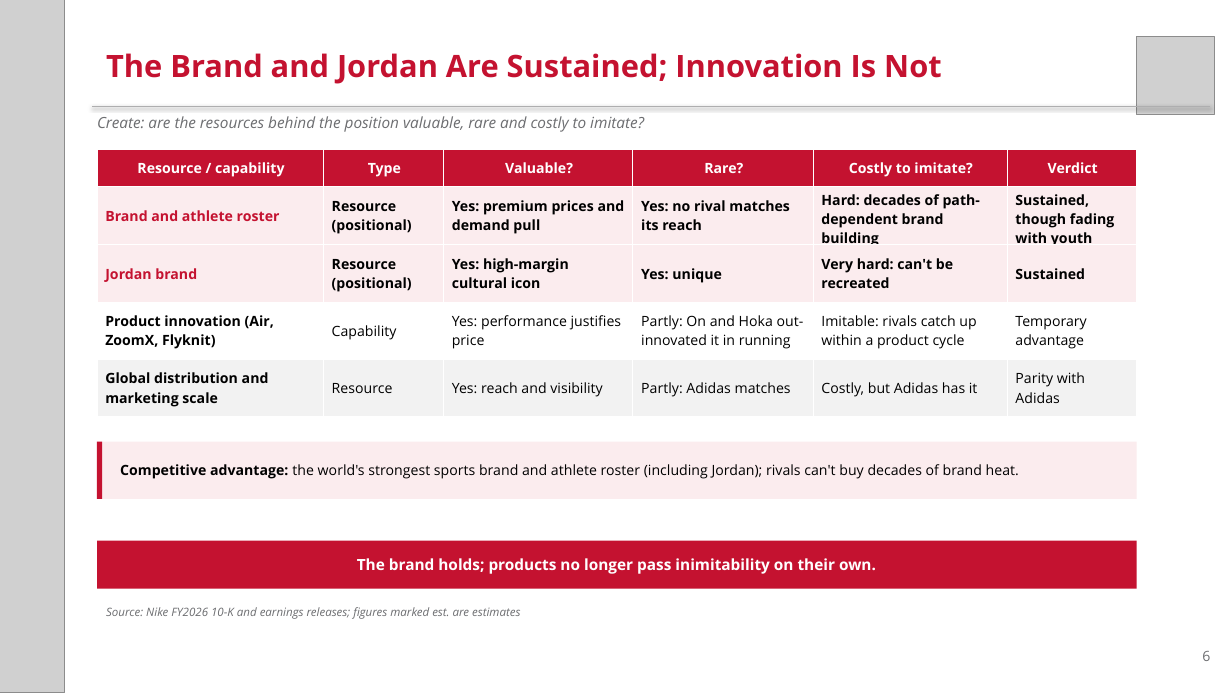
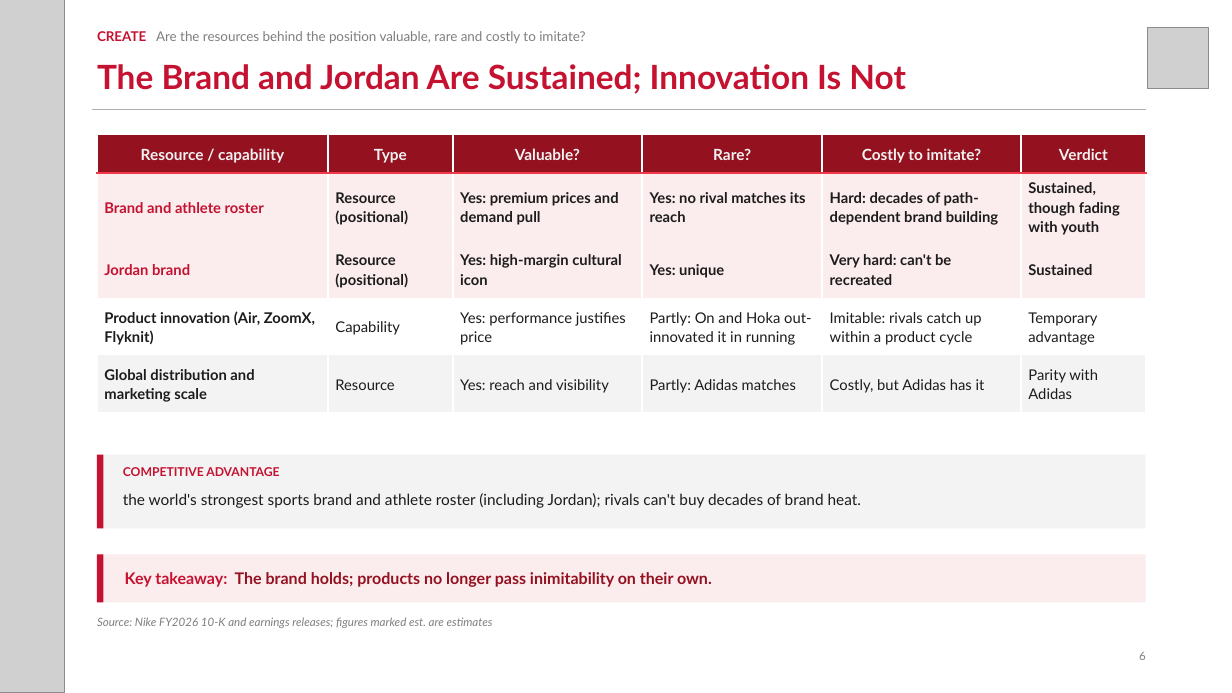
Before and after one commit to zuhayr77/AI-Business-Strategy-Agent, a slide deck: slide 6 of dccd-strategy-agent/examples/Nike_DCCD.pptx. Drawn at 1232x693 pixels with LibreOffice and Linux fonts; fonts in the diff are those of the drawing; grey boxes stand for pictures. Boxes give left, top, right and bottom in pixels: in the first picture for what was removed or moved away, otherwise in the second. Text is boxed around its words. In the diff, an @@ line names an element or a change of style, - is before the commit and + after.

```diff
--- a/dccd-strategy-agent/examples/Nike_DCCD.pptx
+++ b/dccd-strategy-agent/examples/Nike_DCCD.pptx
@@ picture resized from (x1=1137, y1=37, x2=1214, y2=115) to (x1=1148, y1=28, x2=1209, y2=89) @@
@@ text "The Brand and Jordan Are ..." moved from (x1=106, y1=53, x2=941, y2=84) to (x1=97, y1=64, x2=906, y2=94) @@
@@ text "The Brand and Jordan Are ..." at (x1=97, y1=64, x2=906, y2=94): size 24 to 26 pt, font Open Sans to Lato; vertical alignment top to middle @@
@@ text at (x1=97, y1=31, x2=585, y2=44): text changed; size 12 to 10.5 pt; font Open Sans to Lato; text colour #6D6E71 to #7F7F7F; italic off @@
-Create: are the resources behind the position valuable, rare and costly to imitate?
+CREATE Are the resources behind the position valuable, rare and costly to imitate?
@@ line moved from (92, 106) - (1211, 106) to (92, 109) - (1146, 109) @@
@@ table at (x1=97, y1=134, x2=1146, y2=406) @@
@@ fill #C41230 to #941120 in row 1 @@
@@ fill #FFFFFF to none in row 4 @@
@@ fill #F2F2F2 to #F3F3F3 in row 5 @@
@@ size 11 to 12 pt, text colour #FFFFFF to #F2F2F2 in "Resource / capability", "Type", "Valuable?", "Rare?" and 2 more places @@
@@ font Open Sans to Lato, size 11 to 11.5 pt @@
@@ text colour #000000 to #1C1C1C in "Resource (positional)", "Yes: premium prices and demand pull", "Yes: no rival matches its reach", "Hard: decades of path-dependent brand building" and 18 more places @@
@@ line spacing 1 to 1.1 @@
@@ borders changed @@
@@ table resized from (x1=97, y1=150, x2=1137, y2=416) to (x1=97, y1=134, x2=1146, y2=406) @@
@@ rectangle resized from (x1=97, y1=442, x2=103, y2=499) to (x1=97, y1=455, x2=104, y2=529) @@
@@ rectangle resized from (x1=97, y1=442, x2=1137, y2=499) to (x1=97, y1=455, x2=1146, y2=529) @@
@@ rectangle at (x1=97, y1=455, x2=1146, y2=529): fill #FBECEE to #F3F3F3 @@
@@ text added at (x1=123, y1=467, x2=279, y2=476), 9.5 pt, text #C41230, bold @@
+COMPETITIVE ADVANTAGE
@@ text at (x1=123, y1=493, x2=861, y2=508): text changed; size 11 to 12 pt; font Open Sans to Lato; text colour #000000 to #1C1C1C @@
-Competitive advantage: the world's strongest sports brand and athlete roster (including Jordan); rivals can't buy decades of brand heat.
+the world's strongest sports brand and athlete roster (including Jordan); rivals can't buy decades of brand heat.
@@ text "the world's strongest sports brand ..." at (x1=123, y1=493, x2=861, y2=508): vertical alignment middle to top @@
@@ rectangle resized from (x1=97, y1=541, x2=1137, y2=589) to (x1=97, y1=555, x2=1146, y2=603) @@
@@ rectangle at (x1=97, y1=555, x2=1146, y2=603): fill #C41230 to #FBECEE @@
@@ rectangle added at (x1=97, y1=555, x2=104, y2=603), fill #C41230 @@
@@ text at (x1=125, y1=572, x2=712, y2=587): text changed; size 12 to 12.5 pt; font Open Sans to Lato; text colour #FFFFFF to #941120 @@
-The brand holds; products no longer pass inimitability on their own.
+Key takeaway: The brand holds; products no longer pass inimitability on their own.
@@ text "Source: Nike FY2026 10-K and ..." moved from (x1=106, y1=607, x2=520, y2=619) to (x1=97, y1=617, x2=493, y2=628) @@
@@ text "Source: Nike FY2026 10-K and ..." at (x1=97, y1=617, x2=493, y2=628): font Open Sans to Lato, text colour #6D6E71 to #7F7F7F @@
@@ text "6" moved from (x1=1202, y1=651, x2=1210, y2=661) to (x1=1139, y1=652, x2=1146, y2=660) @@
@@ text "6" at (x1=1139, y1=652, x2=1146, y2=660): size 11 to 9 pt, font Open Sans to Lato, text colour #6D6E71 to #7F7F7F @@
```
Also in this commit, not shown: 8 other slides changed, 15 other files.
